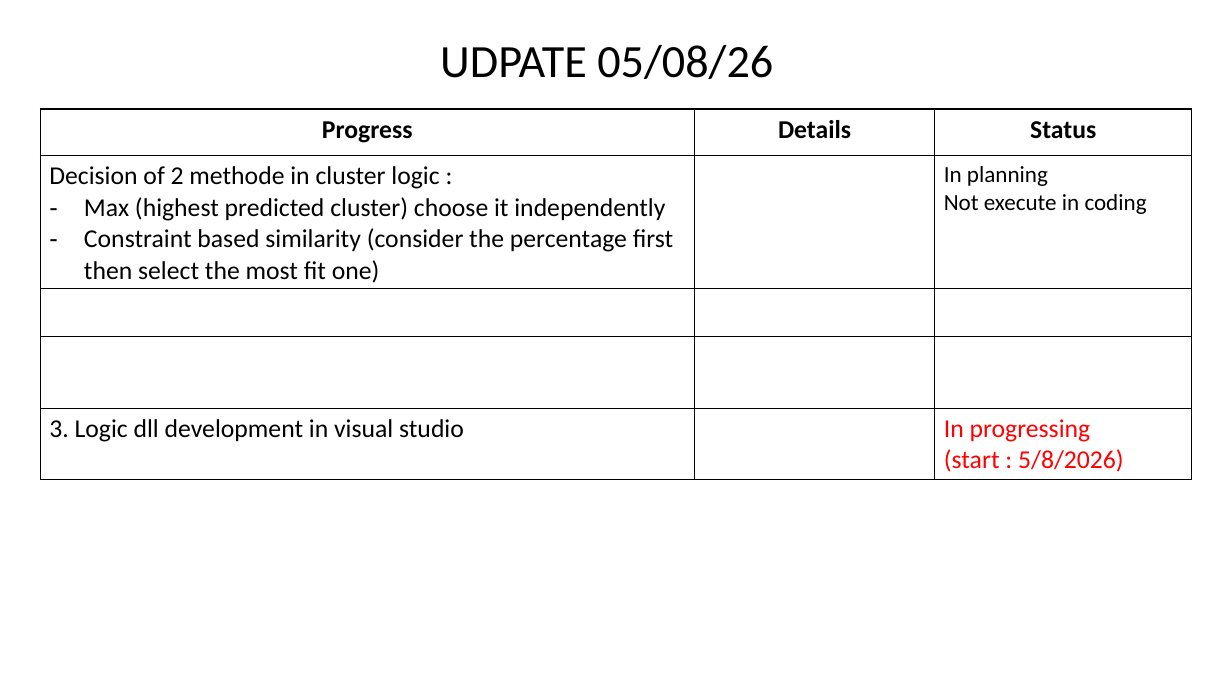
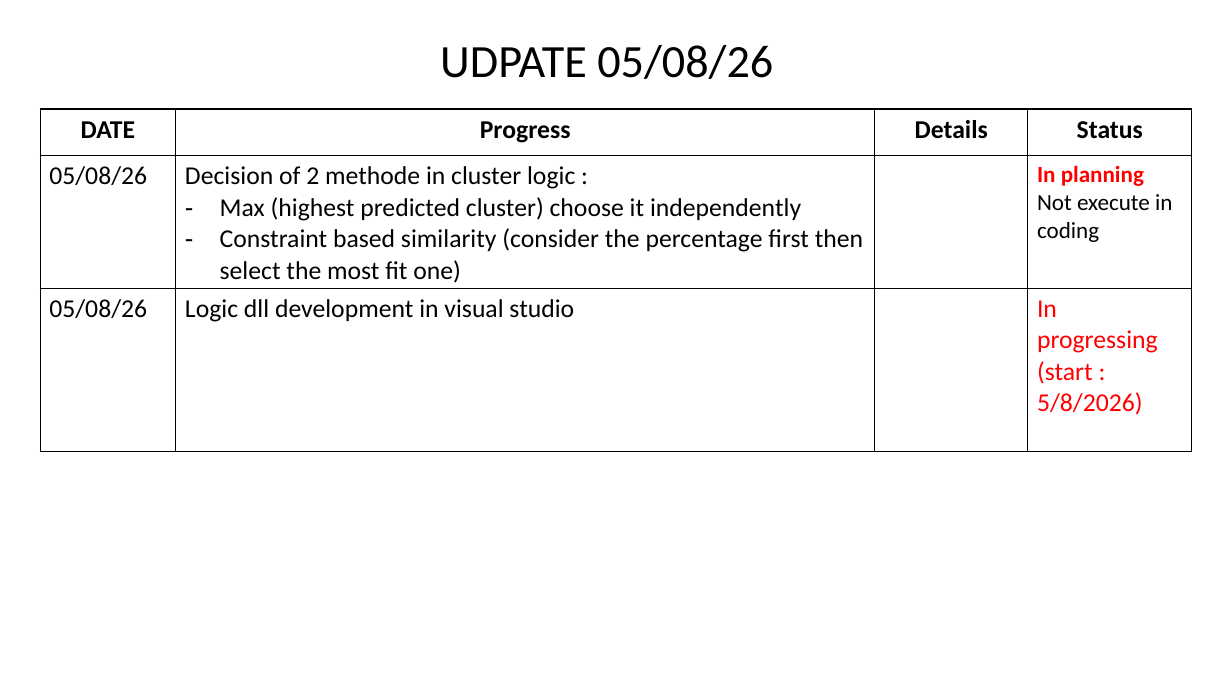
Before and after one commit to Syaziyah30/DeviceCluster, a slide deck: slide 8 of 1.training_model/supplementary/Device Identifier 20260717.pptx. Drawn at 1232x693 pixels with LibreOffice and Linux fonts; fonts in the diff are those of the drawing. Boxes give left, top, right and bottom in pixels: in the first picture for what was removed or moved away, otherwise in the second. Text is boxed around its words. In the diff, an @@ line names an element or a change of style, - is before the commit and + after.

```diff
--- a/1.training_model/supplementary/Device Identifier 20260717.pptx
+++ b/1.training_model/supplementary/Device Identifier 20260717.pptx
@@ table at (x1=40, y1=109, x2=1193, y2=421) @@
-Progress | Details | Status
-Decision of 2 methode in cluster logic : / Max (highest predicted cluster) choose it independently / Constraint based similarity (consider the percentage first then select the most fit one) |  | In planning / Not execute in coding
- |  | 
- |  | 
-3. Logic dll development in visual studio |  | In progressing / (start : 5/8/2026)
+DATE | Progress | Details | Status
+05/08/26 | Decision of 2 methode in cluster logic : / Max (highest predicted cluster) choose it independently / Constraint based similarity (consider the percentage first then select the most fit one) |  | In planning / Not execute in coding
+05/08/26 | Logic dll development in visual studio |  | In progressing / (start : 5/8/2026)
```
Also in this commit, not shown: 2 other slides changed, 1 slide added, 1 other file.
